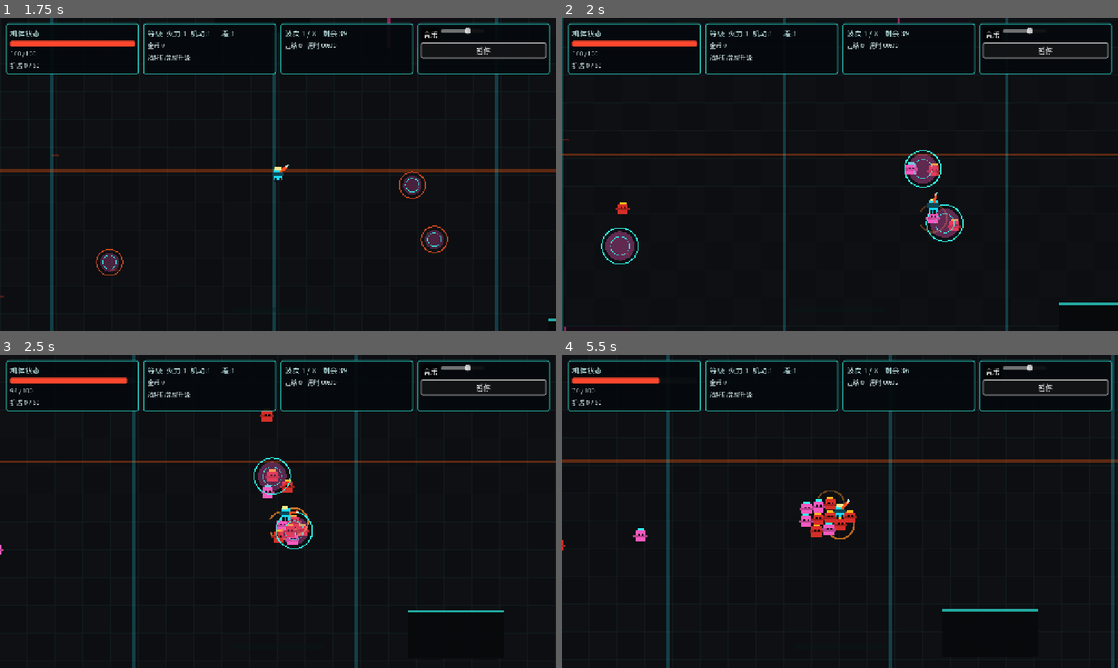
Above: before the commit, frames 1-4 (two rows, left to right).
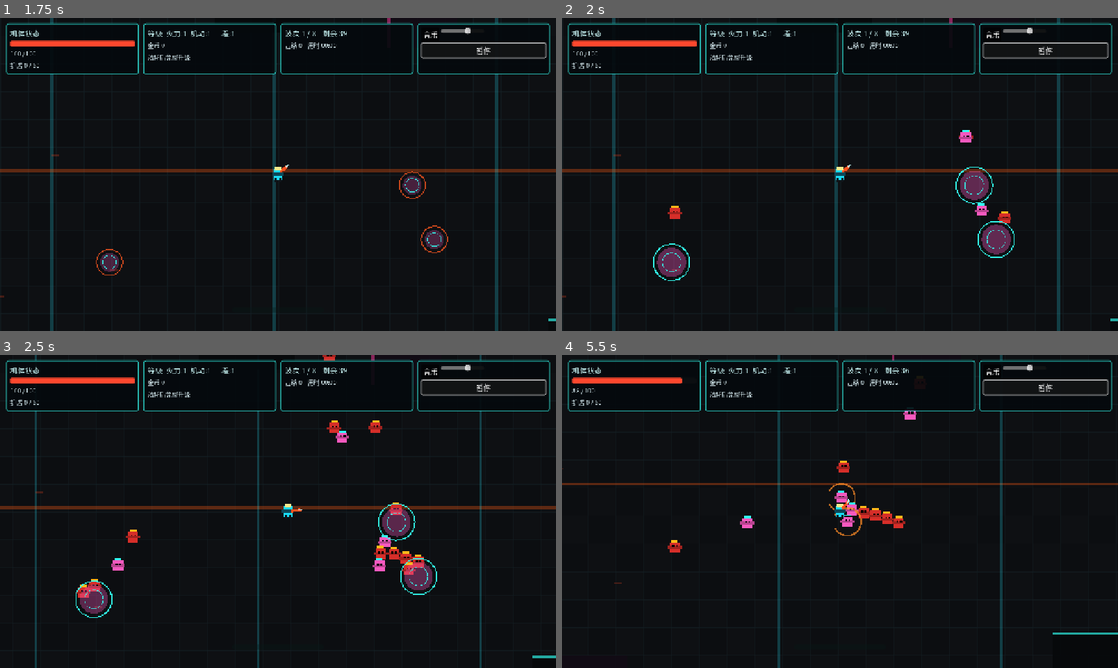
Above: after the commit, the same moments.

Repository: xiejiamincyq/2d-game
Game: Godot game, scene res://scenes/Main.tscn
Same seed, same stepped clock (60 frames per second), same inputs: the game is played once before the commit and once after it.
Inputs (mouse positions are in pixels of both pictures, inside the frame that each line leads up to):
- Up to frame 1 (1.75 s): click "开始清剿" at 0.5 s; click "音乐" at 1.25 s
- Up to frame 2 (2 s): no input
- Up to frame 3 (2.5 s): tap Enter at 2 s; move the mouse to (400, 495) at 2.02 s; hold D (move_right) from 2.03 s (still down); right-click (400, 495) at 2.1 s; tap Space at 2.27 s
- Up to frame 4 (5.5 s): move the mouse to (728, 527) at 2.77 s; release D (move_right) at 2.78 s; hold S (move_down) 2.78-3.5 s; click (728, 527) at 2.85 s; tap Space at 3.02 s; click "继续" at 3.5 s; click "继续清剿" at 4.25 s; move the mouse to (895, 442) at 5.02 s; hold D (move_right) from 5.03 s (still down); tap R at 5.1 s

Frame 1 is identical in both runs. In frame 2, 7.6% of the frame differs, in the area x 0-100%, y 0-100%; in frame 3, 7.3%; in frame 4, 6.1%.

Commit message:
fix: bind portal enemies to their wave player

Diff:
--- a/scripts/actors/Enemy.gd
+++ b/scripts/actors/Enemy.gd
@@ -47,10 +47,12 @@
 var attack_anchor_position: Vector2 = Vector2.ZERO
 var world_bounds: Rect2 = Rect2()
 var death_resolved: bool = false
-
-func setup(enemy_kind: EnemyKind, wave_index: int, projectiles: Node) -> void:
+var target_player: Node2D
+
+func setup(enemy_kind: EnemyKind, wave_index: int, projectiles: Node, target: Node2D = null) -> void:
 	kind = enemy_kind
 	projectile_parent = projectiles
+	target_player = target
 	var scale_factor := 1.0 + float(wave_index) * 0.13
 	match kind:
 		EnemyKind.SCRAPPER:
@@ -93,7 +95,7 @@
 	add_child(shape)
 
 func _physics_process(delta: float) -> void:
-	var player := get_tree().get_first_node_in_group("player")
+	var player := get_target_player()
 	if player == null:
 		return
 	var to_player: Vector2 = player.global_position - global_position
@@ -117,6 +119,11 @@
 	if flash_timer > 0.0:
 		flash_timer = maxf(0.0, flash_timer - delta)
 		queue_redraw()
+
+func get_target_player() -> Node2D:
+	if is_instance_valid(target_player):
+		return target_player
+	return get_tree().get_first_node_in_group("player") as Node2D
 
 func get_camera_safe_rect() -> Rect2:
 	var viewport := get_viewport()
--- a/scripts/systems/WaveDirector.gd
+++ b/scripts/systems/WaveDirector.gd
@@ -142,13 +142,11 @@
 	spawn_queue.clear()
 	for index in range(portal_count):
 		var portal: Node = SpawnPortalScript.new()
-		var portal_position := sample_portal_position(player.global_position, spawn_rng)
+		portal.global_position = sample_portal_position(player.global_position, spawn_rng)
 		portal.set_process(false)
 		var burst_duration := maxf(1.2, ceilf(float(queues[index].size()) / float(PORTAL_SPAWN_COUNT)) * PORTAL_SPAWN_INTERVAL + 0.25)
+		portal.configure(portal.global_position, 0.7, burst_duration)
 		portal_parent.add_child(portal)
-		# The portal layer can be transformed independently from the enemy layer.
-		# Attach first so this remains an actual world-space spawn point.
-		portal.configure(portal_position, 0.7, burst_duration)
 		active_portals.append(portal)
 		portal_spawn_queues[portal.get_instance_id()] = queues[index]
 		portal_spawn_timers[portal.get_instance_id()] = 0.0
@@ -227,14 +225,11 @@
 	var enemy := EnemyScript.new()
 	if world_bounds.size != Vector2.ZERO:
 		enemy.world_bounds = world_bounds
-	enemy.setup(kind, wave_index + 1, projectile_parent)
+	enemy.setup(kind, wave_index + 1, projectile_parent, player as Node2D)
 	var spawn_bounds := world_bounds.grow(-enemy.body_radius) if world_bounds.size != Vector2.ZERO else Rect2()
-	enemy_parent.add_child(enemy)
-	# Set world coordinates after parenting. Otherwise a transformed world/layer
-	# silently interprets the portal position as local and can launch enemies
-	# toward an unrelated map edge on their first pursuit frame.
 	enemy.global_position = position.clamp(spawn_bounds.position, spawn_bounds.end - Vector2.ONE) if spawn_bounds.size != Vector2.ZERO else position
 	enemy.velocity = Vector2.ZERO
+	enemy_parent.add_child(enemy)
 	active_enemies.append(enemy)
 	enemy.tree_exiting.connect(_on_enemy_tree_exiting.bind(enemy), CONNECT_ONE_SHOT)
 	enemy.died.connect(_on_enemy_died)
--- a/scripts/tests/EnemyBehaviorTest.gd
+++ b/scripts/tests/EnemyBehaviorTest.gd
@@ -109,6 +109,30 @@
 	):
 		return
 
+	# Enemy pursuit must not use whichever node happened to join the global
+	# player group first. During reloads or UI previews that can be a stale node
+	# near a map edge, which makes a newborn enemy sprint in the wrong direction.
+	var stale_player := Node2D.new()
+	stale_player.global_position = Vector2(0.0, -860.0)
+	stale_player.add_to_group("player")
+	fixture.add_child(stale_player)
+	var directed_enemy: Node = EnemyScript.new()
+	directed_enemy.setup(EnemyScript.EnemyKind.SCRAPPER, 1, projectiles)
+	directed_enemy.target_player = player
+	fixture.add_child(directed_enemy)
+	if not _assert_true(directed_enemy.get_target_player() == player, "enemy pursuit selected a stale global player instead of its wave owner"):
+		return
+	var wave_enemy_count := spawned_enemies.get_child_count()
+	sampler._spawn_enemy(EnemyScript.EnemyKind.SCRAPPER)
+	var wave_directed_enemy: Node = spawned_enemies.get_child(wave_enemy_count)
+	if not _assert_true(wave_directed_enemy.get_target_player() == player, "WaveDirector did not bind a spawned enemy to its wave owner"):
+		return
+	player.global_position = Vector2(280.0, 620.0)
+	wave_directed_enemy.global_position = Vector2(100.0, 100.0)
+	wave_directed_enemy._physics_process(0.1)
+	if not _assert_true(wave_directed_enemy.velocity.y > 0.0, "newborn enemy pursued the stale player above the map instead of its current wave owner"):
+		return
+
 	for child in projectiles.get_children():
 		child.queue_free()
 	fixture.queue_free()
--- a/scripts/tests/PortalTest.gd
+++ b/scripts/tests/PortalTest.gd
@@ -85,52 +85,6 @@
 	for enemy in attack_enemies.get_children():
 		if not _assert_true(director.world_bounds.has_point(enemy.global_position), "portal enemy spawned outside the map"):
 			return
-	# Portal and enemy layers may be nested under transformed world nodes in a
-	# gameplay scene. Their positions are world-space contracts, not local ones.
-	# This recreates the reported edge-flight symptom: assigning a global point
-	# before reparenting offsets the node and sends its first pursuit vector in
-	# the wrong direction.
-	var transformed_world := Node2D.new()
-	transformed_world.position = Vector2(260.0, -170.0)
-	var transformed_player := Node2D.new()
-	transformed_player.global_position = Vector2(120.0, 80.0)
-	var transformed_enemies := Node2D.new()
-	var transformed_projectiles := Node2D.new()
-	var transformed_portals := Node2D.new()
-	var transformed_director: Node = WaveDirectorScript.new()
-	root.add_child(transformed_world)
-	transformed_world.add_child(transformed_player)
-	transformed_world.add_child(transformed_enemies)
-	transformed_world.add_child(transformed_projectiles)
-	transformed_world.add_child(transformed_portals)
-	root.add_child(transformed_director)
-	transformed_director.set_process(false)
-	transformed_director.world_bounds = Rect2(-1400, -900, 2800, 1800)
-	transformed_director.player = transformed_player
-	transformed_director.enemy_parent = transformed_enemies
-	transformed_director.projectile_parent = transformed_projectiles
-	transformed_director.portal_parent = transformed_portals
-	transformed_director.wave_index = 0
-	var intended_enemy_position := Vector2(-315.0, 395.0)
-	var portal_seed := 0x51A7
-	var expected_portal_rng := RandomNumberGenerator.new()
-	expected_portal_rng.seed = portal_seed
-	var expected_portal_positions: Array[Vector2] = []
-	for index in range(3):
-		expected_portal_positions.append(transformed_director.sample_portal_position(transformed_player.global_position, expected_portal_rng))
-	transformed_director.spawn_rng.seed = portal_seed
-	transformed_director.spawn_queue.assign([0, 0, 0, 0, 0, 0, 0, 0, 0])
-	transformed_director.prepared_wave = true
-	if not _assert_true(transformed_director.begin_prepared_wave(), "transformed portal attack did not begin"):
-		return
-	for index in range(transformed_portals.get_child_count()):
-		var transformed_portal: Node2D = transformed_portals.get_child(index)
-		if not _assert_true(transformed_portal.global_position.distance_to(expected_portal_positions[index]) <= 0.01, "portal global spawn point shifted after entering a transformed layer"):
-			return
-	transformed_director._spawn_enemy_at(0, intended_enemy_position)
-	var transformed_enemy: Node2D = transformed_enemies.get_child(0)
-	if not _assert_true(transformed_enemy.global_position.distance_to(intended_enemy_position) <= 0.01, "enemy global spawn point shifted after entering a transformed layer"):
-		return
 	for enemy in attack_enemies.get_children():
 		enemy.queue_free()
 	await process_frame
@@ -141,8 +95,6 @@
 	portal.queue_free()
 	director.queue_free()
 	fixture.queue_free()
-	transformed_world.queue_free()
-	transformed_director.queue_free()
 	await process_frame
 	print("TEST PASS: PortalTest %d" % assertions)
 	quit(0)
